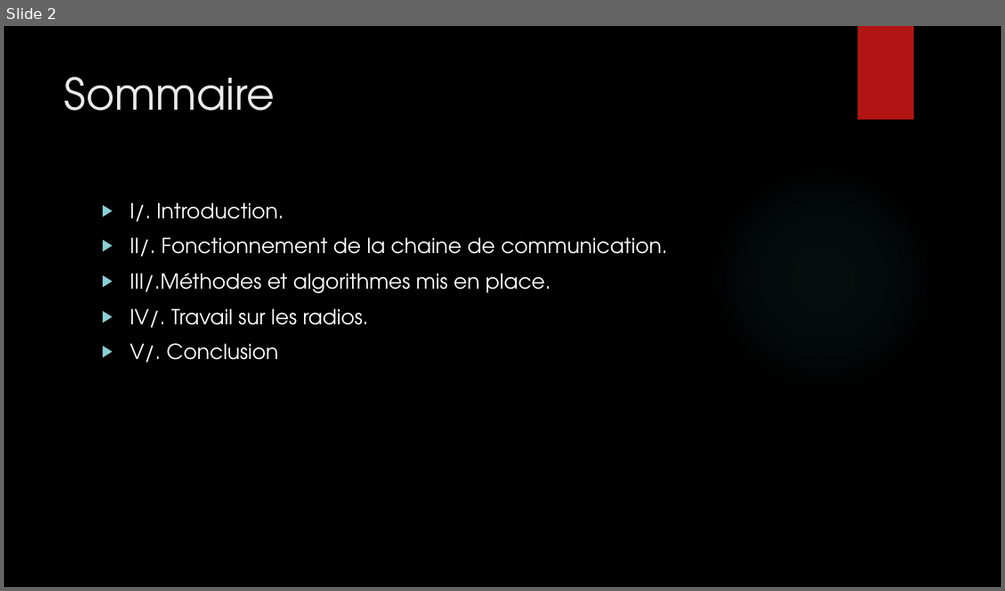
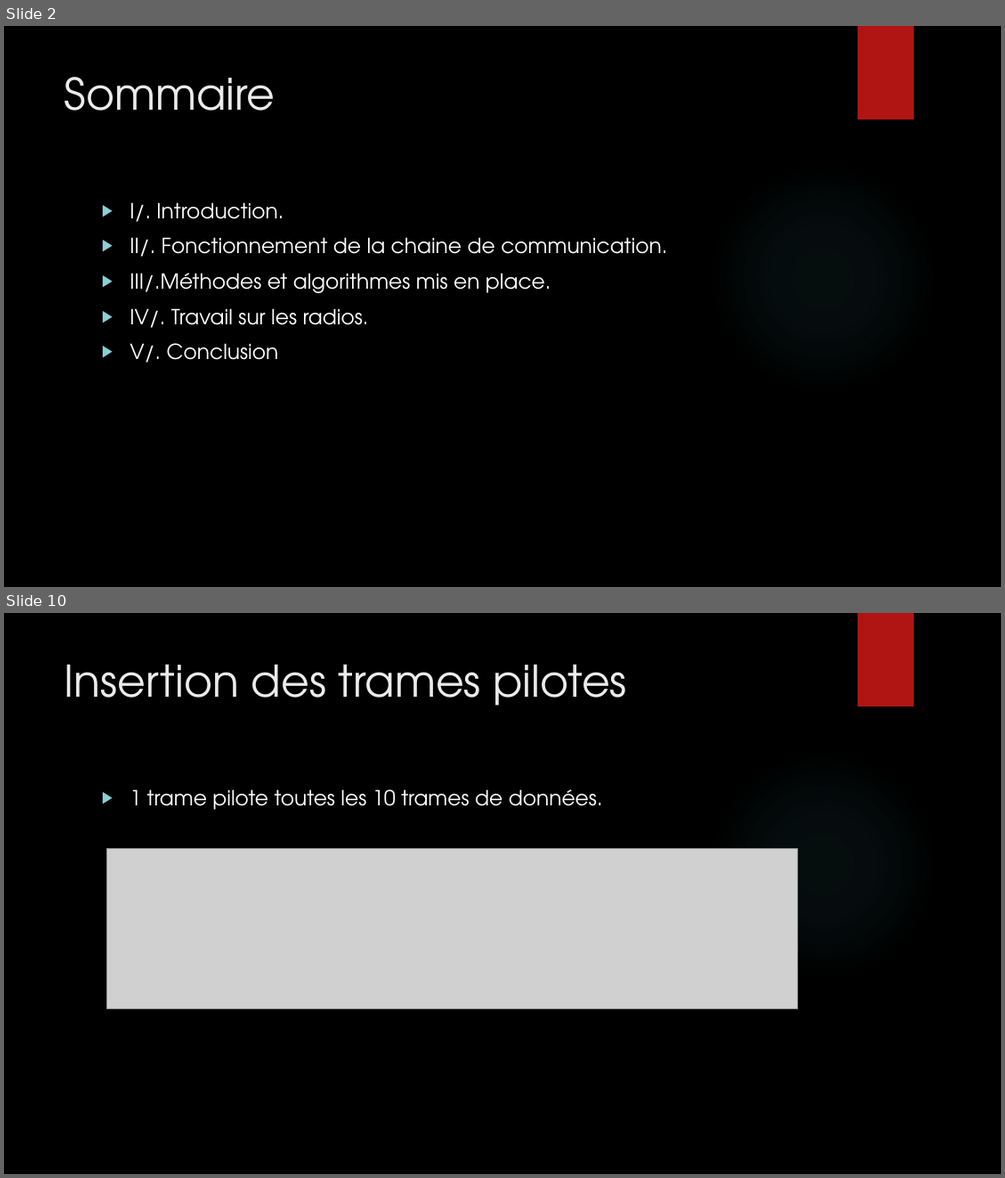
Before and after one commit to eponta/projet_th_S8, a slide deck: Présentation.pptx. Shown one above the other, each under a label of ours: slide 2 before the commit, slides 2 and 10 after it; the slides between them are not shown. The pictures are 1005x591 and 1005x1178 pixels, drawn with LibreOffice and Linux fonts; fonts in the diff are those of the drawing; grey boxes stand for pictures; background and template pictures are left out. Boxes give left, top, right and bottom in pixels: in the first picture for what was removed or moved away, otherwise in the second. Text is boxed around its words. In the diff, an @@ line names an element or a change of style, - is before the commit and + after.

```diff
--- a/Présentation.pptx
+++ b/Présentation.pptx
@@ slide 10 added at (x1=4, y1=613, x2=1001, y2=1174), background picture (left out); not listed: 2 template elements that a slide beside it also shows @@
@@ title added at (x1=65, y1=664, x2=627, y2=706), 42 pt, text #EBEBEB @@
+Insertion des trames pilotes
@@ text added at (x1=129, y1=789, x2=603, y2=810), 20 pt, text #FFFFFF @@
+▶ 1 trame pilote toutes les 10 trames de données.
@@ picture added at (x1=106, y1=848, x2=797, y2=1008) @@
```
Also in this commit, not shown: 20 other slides added.
